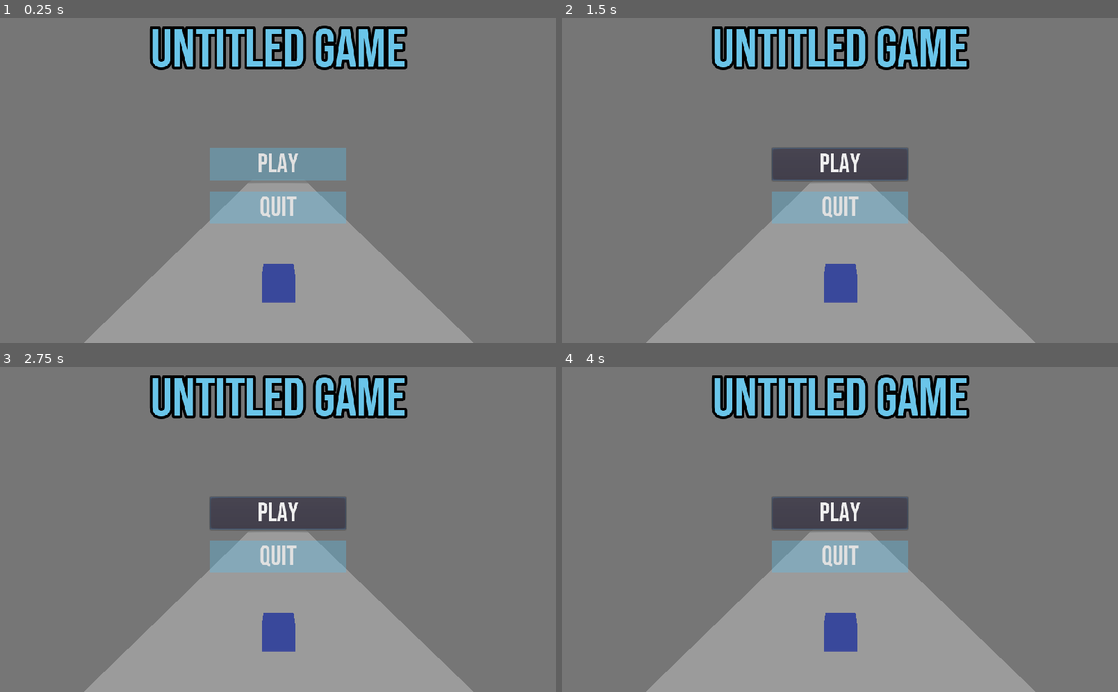
Above: before the commit, frames 1-4 (two rows, left to right).
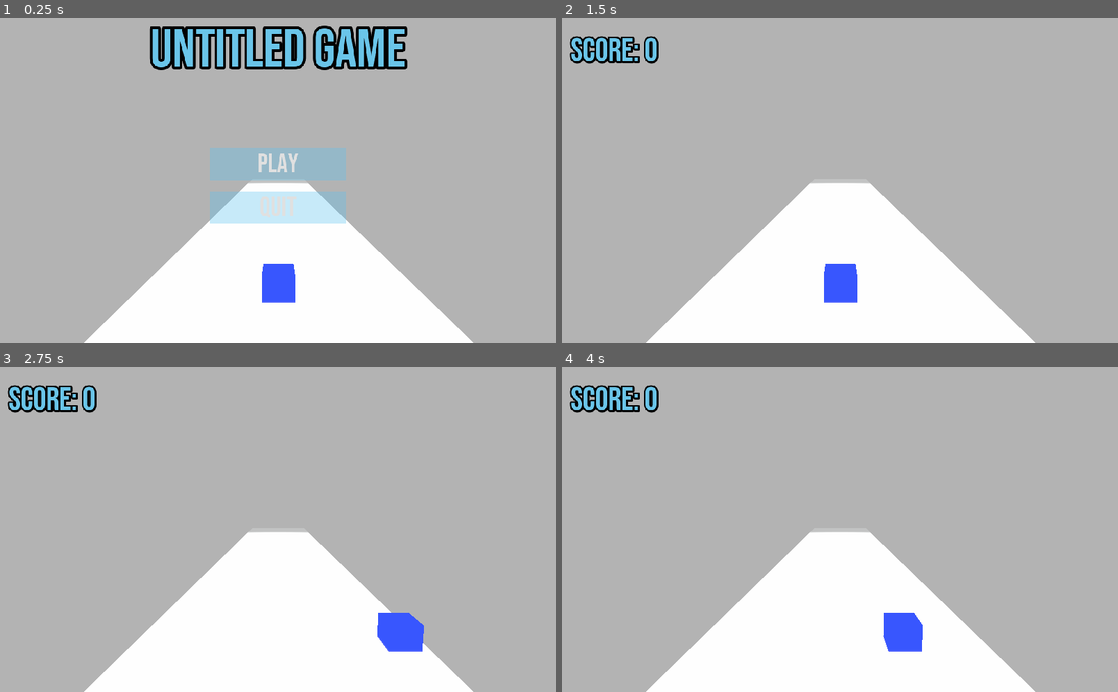
Above: after the commit, the same moments.

Repository: CrealStudio/Godot-Brackeys
Game: Godot game, scene res://scenes/World.tscn
The game is run twice, just before and just after one commit, with the same random seed, the same clock (stepped at 60 frames per second) and the same inputs.
Inputs (mouse positions are in pixels of both pictures, inside the frame that each line leads up to):
- Up to frame 1 (0.25 s): no input
- Up to frame 2 (1.5 s): click "PLAY" at 0.5 s; click (840, 164) at 1.25 s, where only the run before the commit has a clickable "PLAY"
- Up to frame 3 (2.75 s): tap Enter at 2 s; hold D (right) from 2.03 s (still down)
- Up to frame 4 (4 s): release D (right) at 2.78 s; hold A (left) 2.78-3.53 s; hold D (right) from 3.53 s (still down)

The runs differ from the first frame. In frame 1, 94% of the frame differs, in the area x 0-100%, y 0-100%; in frame 2, 100%; in frame 3, 100%; in frame 4, 100%.

Commit message:
changes a lot

Diff:
--- a/Bracckeys but godot/scenes/Player.tscn
+++ b/Bracckeys but godot/scenes/Player.tscn
@@ -15,6 +15,9 @@
 emission_operator = 0
 emission_on_uv2 = false
 
+[sub_resource type="BoxShape" id=4]
+extents = Vector3( 30, 5, 2 )
+
 [node name="Player" type="KinematicBody" groups=["Player"]]
 script = ExtResource( 1 )
 
@@ -24,3 +27,10 @@
 [node name="MeshInstance" type="MeshInstance" parent="."]
 mesh = SubResource( 2 )
 material/0 = SubResource( 3 )
+
+[node name="Area" type="Area" parent="."]
+
+[node name="CollisionShape" type="CollisionShape" parent="Area"]
+shape = SubResource( 4 )
+
+[connection signal="body_entered" from="Area" to="." method="_on_Area_body_entered"]
--- a/Bracckeys but godot/scenes/Ui.tscn
+++ b/Bracckeys but godot/scenes/Ui.tscn
@@ -1,13 +1,88 @@
-[gd_scene format=2]
+[gd_scene load_steps=6 format=2]
 
-[node name="Ui" type="Control"]
+[ext_resource path="res://assets/font/BebasNeue-Regular.ttf" type="DynamicFontData" id=1]
+[ext_resource path="res://scenes/button_theme.tres" type="Theme" id=2]
+[ext_resource path="res://scripts/Ui.gd" type="Script" id=3]
+
+[sub_resource type="DynamicFont" id=1]
+size = 70
+outline_size = 5
+outline_color = Color( 0.494118, 0, 0, 1 )
+font_data = ExtResource( 1 )
+
+[sub_resource type="Theme" id=2]
+default_font = SubResource( 1 )
+
+[node name="Loose" type="Control"]
 anchor_right = 1.0
 anchor_bottom = 1.0
+script = ExtResource( 3 )
 
-[node name="Label" type="Label" parent="."]
-margin_left = 438.0
-margin_top = 214.0
-margin_right = 695.0
-margin_bottom = 397.0
-text = "YOU LOOSE
-GET GOOD LOL"
+[node name="ColorRect" type="ColorRect" parent="."]
+anchor_right = 1.0
+anchor_bottom = 1.0
+color = Color( 0.00784314, 0.0196078, 0.0509804, 1 )
+
+[node name="VBoxContainer" type="VBoxContainer" parent="."]
+anchor_left = 0.5
+anchor_top = 0.5
+anchor_right = 0.5
+anchor_bottom = 0.5
+margin_left = -137.0
+margin_top = -200.0
+margin_right = 137.0
+margin_bottom = 78.0
+custom_constants/separation = 15
+
+[node name="You Loose" type="Label" parent="VBoxContainer"]
+margin_right = 274.0
+margin_bottom = 84.0
+theme = SubResource( 2 )
+text = "You LOOSE :("
+
+[node name="Spacing1" type="Control" parent="VBoxContainer"]
+margin_top = 99.0
+margin_right = 274.0
+margin_bottom = 99.0
+
+[node name="Spacing3" type="Control" parent="VBoxContainer"]
+margin_top = 114.0
+margin_right = 274.0
+margin_bottom = 114.0
+
+[node name="Spacing4" type="Control" parent="VBoxContainer"]
+margin_top = 129.0
+margin_right = 274.0
+margin_bottom = 129.0
+
+[node name="Spacing5" type="Control" parent="VBoxContainer"]
+margin_top = 144.0
+margin_right = 274.0
+margin_bottom = 144.0
+
+[node name="Retry" type="Button" parent="VBoxContainer"]
+margin_top = 159.0
+margin_right = 274.0
+margin_bottom = 219.0
+theme = ExtResource( 2 )
+text = "RETRY"
+
+[node name="Spacing2" type="Control" parent="VBoxContainer"]
+margin_top = 234.0
+margin_right = 274.0
+margin_bottom = 234.0
+
+[node name="Quit" type="Button" parent="VBoxContainer"]
+margin_top = 249.0
+margin_right = 274.0
+margin_bottom = 309.0
+theme = ExtResource( 2 )
+text = "QUIT"
+
+[node name="Control" type="Control" parent="VBoxContainer"]
+margin_top = 324.0
+margin_right = 274.0
+margin_bottom = 324.0
+
+[connection signal="pressed" from="VBoxContainer/Retry" to="." method="_on_Retry_pressed"]
+[connection signal="pressed" from="VBoxContainer/Quit" to="." method="_on_Quit_pressed"]
--- a/Bracckeys but godot/scenes/World.tscn
+++ b/Bracckeys but godot/scenes/World.tscn
@@ -90,11 +90,10 @@
 transform = Transform( 1, 0, 0, 0, 1, 0, 0, 0, 1, 6.78803, 0, -46.782 )
 
 [node name="Timer" type="Timer" parent="SpawnPoints"]
-wait_time = 0.5
-
-[node name="Area2" type="Area" parent="."]
-
-[node name="CollisionShape" type="CollisionShape" parent="Area2"]
+
+[node name="DelArea" type="Area" parent="."]
+
+[node name="CollisionShape" type="CollisionShape" parent="DelArea"]
 transform = Transform( 1, 0, 0, 0, 1, 0, 0, 0, 1, 0.105888, 0.746415, 17.0138 )
 shape = SubResource( 2 )
 
@@ -144,37 +143,44 @@
 text = "Score: 0"
 
 [node name="MainMenu" type="CanvasLayer" parent="."]
-
-[node name="ColorRect" type="ColorRect" parent="MainMenu"]
+pause_mode = 2
+
+[node name="Control" type="Control" parent="MainMenu"]
+self_modulate = Color( 1, 1, 1, 0 )
+margin_right = 40.0
+margin_bottom = 40.0
+
+[node name="ColorRect" type="ColorRect" parent="MainMenu/Control"]
+self_modulate = Color( 1, 1, 1, 0 )
 anchor_right = 1.0
 anchor_bottom = 1.0
 color = Color( 0.231373, 0.231373, 0.231373, 0.505882 )
 
-[node name="Label" type="Label" parent="MainMenu"]
+[node name="Label" type="Label" parent="MainMenu/Control"]
 anchor_left = 0.5
 anchor_right = 0.5
-margin_left = -235.0
-margin_right = 235.0
+margin_left = 257.0
+margin_right = 727.0
 margin_bottom = 120.0
 theme = SubResource( 9 )
 text = "UNTITLED GAME"
 align = 3
 
-[node name="VBoxContainer" type="VBoxContainer" parent="MainMenu"]
+[node name="VBoxContainer" type="VBoxContainer" parent="MainMenu/Control"]
 anchor_left = 0.5
 anchor_top = 0.5
 anchor_right = 0.5
 anchor_bottom = 0.5
-margin_left = -125.0
-margin_top = -60.0
-margin_right = 125.0
-margin_bottom = 40.0
+margin_left = 367.0
+margin_top = 220.0
+margin_right = 617.0
+margin_bottom = 360.0
 size_flags_vertical = 4
 size_flags_stretch_ratio = 0.0
 custom_constants/separation = 20
 alignment = 1
 
-[node name="Play" type="Button" parent="MainMenu/VBoxContainer"]
+[node name="Play" type="Button" parent="MainMenu/Control/VBoxContainer"]
 margin_right = 250.0
 margin_bottom = 60.0
 size_flags_vertical = 2
@@ -182,7 +188,7 @@
 theme = ExtResource( 6 )
 text = "PLAY"
 
-[node name="Quit" type="Button" parent="MainMenu/VBoxContainer"]
+[node name="Quit" type="Button" parent="MainMenu/Control/VBoxContainer"]
 margin_top = 80.0
 margin_right = 250.0
 margin_bottom = 140.0
@@ -191,4 +197,6 @@
 
 [connection signal="body_entered" from="Area" to="." method="_on_Area_body_entered"]
 [connection signal="timeout" from="SpawnPoints/Timer" to="." method="_on_Timer_timeout"]
-[connection signal="body_entered" from="Area2" to="." method="_on_Area2_body_entered"]
+[connection signal="body_entered" from="DelArea" to="." method="_on_Area2_body_entered"]
+[connection signal="pressed" from="MainMenu/Control/VBoxContainer/Play" to="." method="_on_Play_pressed"]
+[connection signal="pressed" from="MainMenu/Control/VBoxContainer/Quit" to="." method="_on_Quit_pressed"]
--- a/Bracckeys but godot/scenes/button_theme.tres
+++ b/Bracckeys but godot/scenes/button_theme.tres
@@ -6,9 +6,17 @@
 size = 50
 font_data = ExtResource( 1 )
 
+[sub_resource type="StyleBoxFlat" id=13]
+bg_color = Color( 0.152941, 0.72549, 0.980392, 0.647059 )
+
 [sub_resource type="StyleBoxFlat" id=12]
 bg_color = Color( 0.352941, 0.760784, 0.941176, 0.337255 )
 
+[sub_resource type="StyleBoxFlat" id=14]
+bg_color = Color( 0.152941, 0.72549, 0.980392, 0.764706 )
+
 [resource]
 Button/fonts/font = SubResource( 10 )
+Button/styles/hover = SubResource( 13 )
 Button/styles/normal = SubResource( 12 )
+Button/styles/pressed = SubResource( 14 )
--- a/Bracckeys but godot/scripts/Global.gd
+++ b/Bracckeys but godot/scripts/Global.gd
@@ -1,19 +1,5 @@
 extends Node
 
-
 var score : int = 0
-const DIV = 5
-
-var time_start = 0
-var time_now = 0
-
-var CanCount :bool= false
-var CanSpawn : bool = false
-var CanMove : bool = false
-
-func _ready():
-	time_start = OS.get_unix_time()
-
-func _process(delta):
-	time_now = OS.get_unix_time()
-	score = time_now - time_start
+var ObjSpeed : int = 20
+var SpawnTimer : float = 1
--- a/Bracckeys but godot/scripts/HitObjects.gd
+++ b/Bracckeys but godot/scripts/HitObjects.gd
@@ -1,16 +1,12 @@
 extends KinematicBody
 
 var velocity : Vector3 = Vector3()
-var speed = 30
+var speed = Global.ObjSpeed
 
 func _physics_process(delta):
 	velocity.z = speed
-	randomize()
-
 	move_and_slide(velocity)
-
 
 func _on_Area_body_entered(body):
 	if body.is_in_group("Player"):
-		print("enter")
 		get_tree().change_scene("res://scenes/Ui.tscn")
--- a/Bracckeys but godot/scripts/Player.gd
+++ b/Bracckeys but godot/scripts/Player.gd
@@ -5,7 +5,6 @@
 var CanMove : bool = false
 
 func _physics_process(delta):
-	if Global.CanMove:
 		if Input.is_action_pressed("left"):
 			velocity.x = -speed
 		elif Input.is_action_pressed("right"):
@@ -13,3 +12,8 @@
 		else:
 			velocity.x = 0
 		move_and_slide(velocity)
+
+
+func _on_Area_body_entered(body):
+	if body.is_in_group("HitObjects"):
+		Global.score += 1
--- /dev/null
+++ b/Bracckeys but godot/scripts/Ui.gd
@@ -0,0 +1,12 @@
+extends Control
+
+func _readY():
+	pass
+
+
+func _on_Retry_pressed():
+	get_tree().change_scene("res://scenes/World.tscn")
+
+
+func _on_Quit_pressed():
+	get_tree().quit()
--- a/Bracckeys but godot/scripts/World.gd
+++ b/Bracckeys but godot/scripts/World.gd
@@ -6,28 +6,40 @@
 onready var spawn2 : Node = $SpawnPoints/P2
 onready var spawn3 : Node = $SpawnPoints/P3
 onready var SpawnTimer : Node = $SpawnPoints/Timer
-onready var ScoreLabel = $CanvasLayer/Label
-var SpawnFrequency : float = .5
+onready var ScoreLabel : Label = $CanvasLayer/Label
+onready var MainMenu : Control = $MainMenu/Control
+var can_pause : bool = true
+
+var weight :float = .1
+
+func pause():
+	if can_pause:
+		get_tree().set_deferred("paused", true)
+
+func resume():
+	if can_pause:
+		get_tree().set_deferred("paused", false)
+
 
 func _process(delta):
-	if Global.CanCount:
 		ScoreLabel.text = "Score: " + str(Global.score)
+		difficulty_curve()
 
 func _on_Area_body_entered(body):
 	pass
 
 func _ready():
-	SpawnTimer.wait_time = SpawnFrequency
-	SpawnTimer.start(SpawnFrequency)
+	pause()
+	SpawnTimer.wait_time = Global.SpawnTimer
+	SpawnTimer.start()
 
 func spawnObjects():
-	if Global.CanSpawn:
-		var Blocks = HitObjects.instance()
-		add_child(Blocks)
-		var spawn_choices = [spawn1, spawn2, spawn3]
-		var i = randi() % spawn_choices.size()
-		Blocks.global_transform = spawn_choices[i].global_transform
-		Blocks.scale.x = rand_range(1, 4)
+	var Blocks = HitObjects.instance()
+	add_child(Blocks)
+	var spawn_choices = [spawn1, spawn2, spawn3]
+	var i = randi() % spawn_choices.size()
+	Blocks.global_transform = spawn_choices[i].global_transform
+	Blocks.scale.x = rand_range(1, 4)
 
 func _on_Timer_timeout():
 	spawnObjects()
@@ -37,3 +49,29 @@
 	if body.is_in_group("HitObjects"):
 		print("Deleted")
 		body.queue_free()
+
+
+func _on_Play_pressed():
+	if get_tree().paused:
+		resume()
+		MainMenu.visible = false
+		ScoreLabel.visible = true
+
+func difficulty_curve():
+	if Global.score >= 15:
+		Global.ObjSpeed = 30
+		Global.SpawnTimer = .8
+	if Global.score >= 50:
+		Global.ObjSpeed = 40
+		Global.SpawnTimer = .6
+	if Global.score >= 100:
+		Global.ObjSpeed = 50
+		Global.SpawnTimer = .4
+	if Global.score >= 150:
+		Global.ObjSpeed = 60
+		Global.SpawnTimer = .2
+
+
+	print(Global.ObjSpeed)
+func _on_Quit_pressed():
+	get_tree().quit()
Not shown: 1 places in Bracckeys but godot/scenes/Player.tscn that only renumber resources
Not shown: 1 places in Bracckeys but godot/scenes/button_theme.tres that only renumber resources
